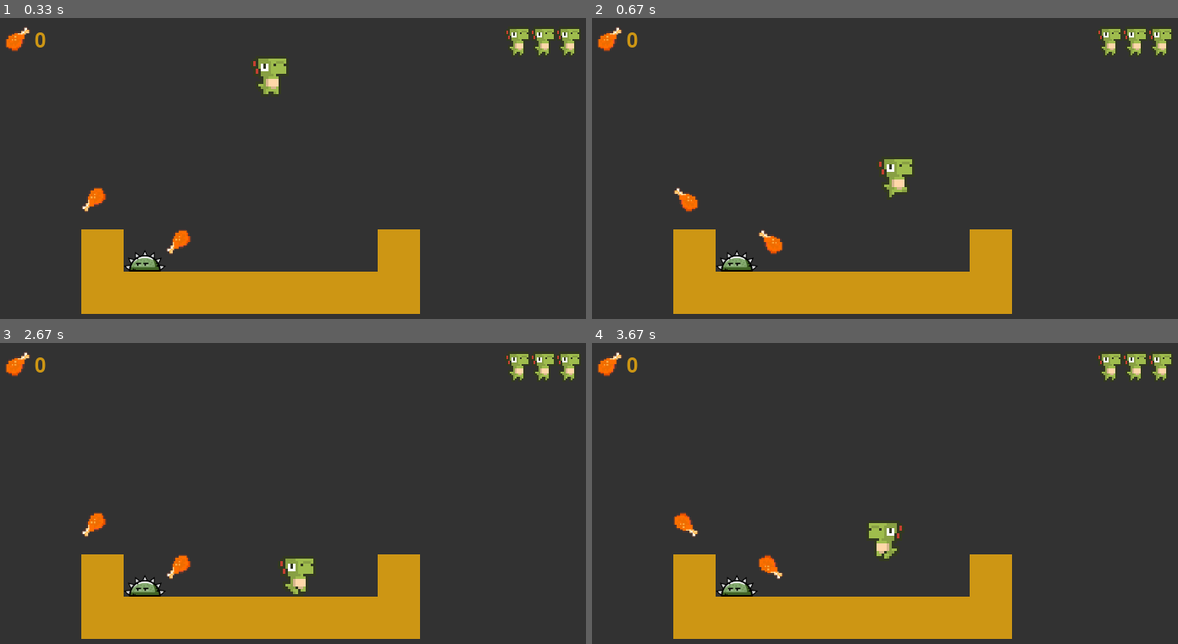
Above: before the commit, frames 1-4 (two rows, left to right).
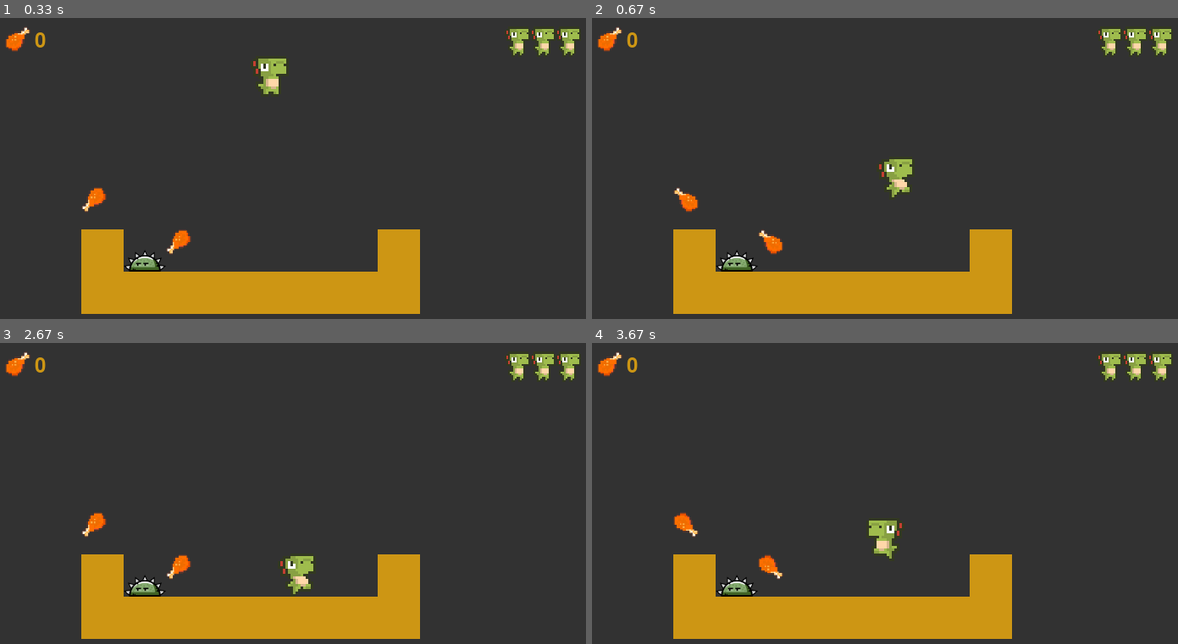
Above: after the commit, the same moments.

Repository: janebro/pygame-platformer
Game: pygame game, started from platformer.py
The game is run twice, just before and just after one commit, with the same random seed, the same clock (stepped at 60 frames per second) and the same inputs.
Inputs:
- Up to frame 1 (0.33 s): no input
- Up to frame 2 (0.67 s): hold Right from 0.33 s (still down)
- Up to frame 3 (2.67 s): release Right at 0.8 s; hold Right 0.83-1.3 s; hold Left 1.33-1.87 s; hold Left 1.9-2.3 s; hold Right from 2.33 s (still down)
- Up to frame 4 (3.67 s): release Right at 2.97 s; tap Space at 3, 3.4 s; hold Left from 3.33 s (still down)

Frame 1 is identical in both runs. In frame 2, 0.1% of the frame differs, in the area x 48-55%, y 46-60%; in frame 3, 0.2%; in frame 4, 0.3%, in the area x 47-53%, y 58-72%.

Commit message:
Jump animation with BUG - Needs to fix

Diff:
--- a/platformer.py
+++ b/platformer.py
@@ -65,6 +65,9 @@
     pygame.image.load('assets/vita/vita_07.png'),
     pygame.image.load('assets/vita/vita_08.png'),
     pygame.image.load('assets/vita/vita_09.png'),
+  ]),
+  'jumping': engine.Animation([
+    pygame.image.load('assets/vita/vita_11.png')
   ])
 }
 
@@ -156,13 +159,16 @@
       new_player_x += 2
       player_direction = 'right'
       player_state = 'walking'
-    if not keys[pygame.K_LEFT] and not keys[pygame.K_RIGHT]:
-      player_state = 'idle'
-    # if on the ground
+      if not player_on_ground:
+        player_state = 'jumping'
+    # jump
     if keys[pygame.K_SPACE] and player_on_ground:
       player_speed = -5
-      # jump sound
+      player_state = 'jumping'
       playSfx('assets/sfx/jump.wav', 0.4)
+    # idle
+    if not keys[pygame.K_LEFT] and not keys[pygame.K_RIGHT] and not keys[pygame.K_SPACE]:
+      player_state = 'idle'
 
     # horizontal movement
 
@@ -213,7 +219,6 @@
         if score >= 2:
           playSfx('assets/sfx/stage-clear.wav', 0.2)
           game_state = 'win'
-
 
     # see if any enemy hit
     for e in enemies:
@@ -249,12 +254,10 @@
     screen.blit(enemy_image, (e.x, e.y))
 
   # player
-  if player_direction == 'right':
-    #screen.blit(player_image, (player_x, player_y))
+  if player_direction == 'left':
+    player_animations[player_state].draw(screen, player_x, player_y, True, False)
+  else :
     player_animations[player_state].draw(screen, player_x, player_y, False, False)
-  elif player_direction == 'left':
-    #screen.blit(pygame.transform.flip(player_image, True, False), (player_x, player_y))
-    player_animations[player_state].draw(screen, player_x, player_y, True, False)
 
   # HUD
 
